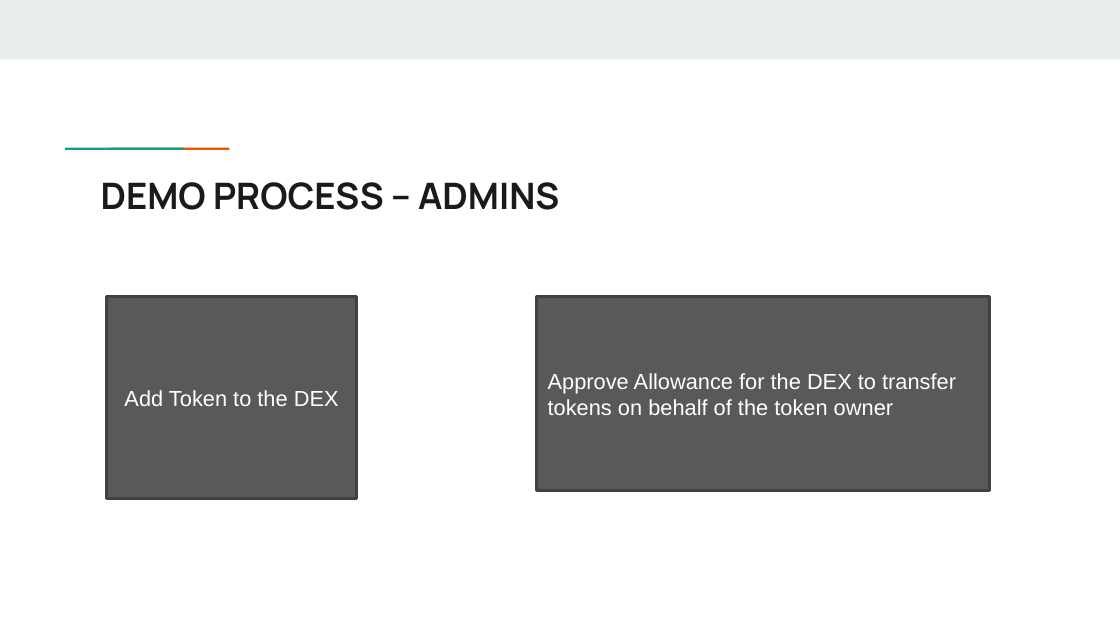
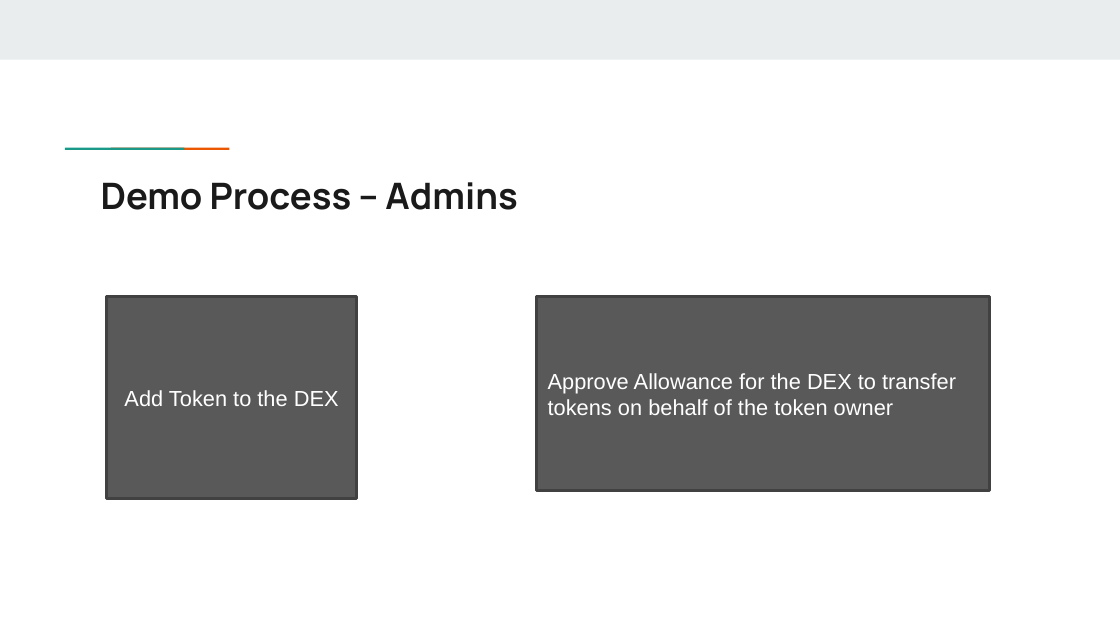
Before and after one commit to muhasenulhaque/Project-3-Group-1, a slide deck: slide 14 of Presentation on Decentralized Exchange.pptx. Drawn at 1120x630 pixels with LibreOffice and Linux fonts; fonts in the diff are those of the drawing. Boxes give left, top, right and bottom in pixels: in the first picture for what was removed or moved away, otherwise in the second. Text is boxed around its words. In the diff, an @@ line names an element or a change of style, - is before the commit and + after.

```diff
--- a/Presentation on Decentralized Exchange.pptx
+++ b/Presentation on Decentralized Exchange.pptx
@@ title at (x1=101, y1=182, x2=517, y2=210): text changed @@
-DEMO PROCESS – ADMINS
+Demo Process – Admins
```
Also in this commit, not shown: 11 other slides changed, 1 other file.
